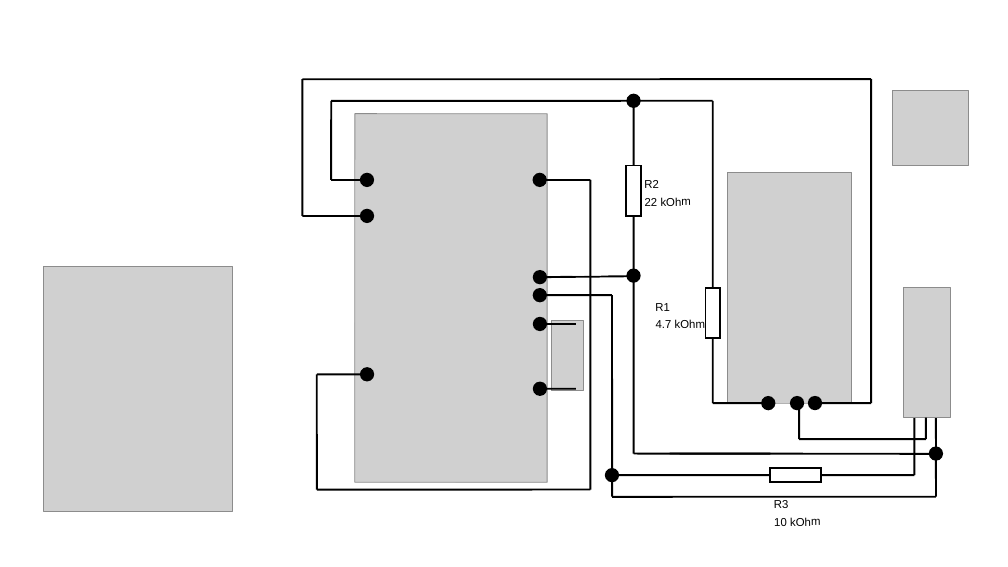
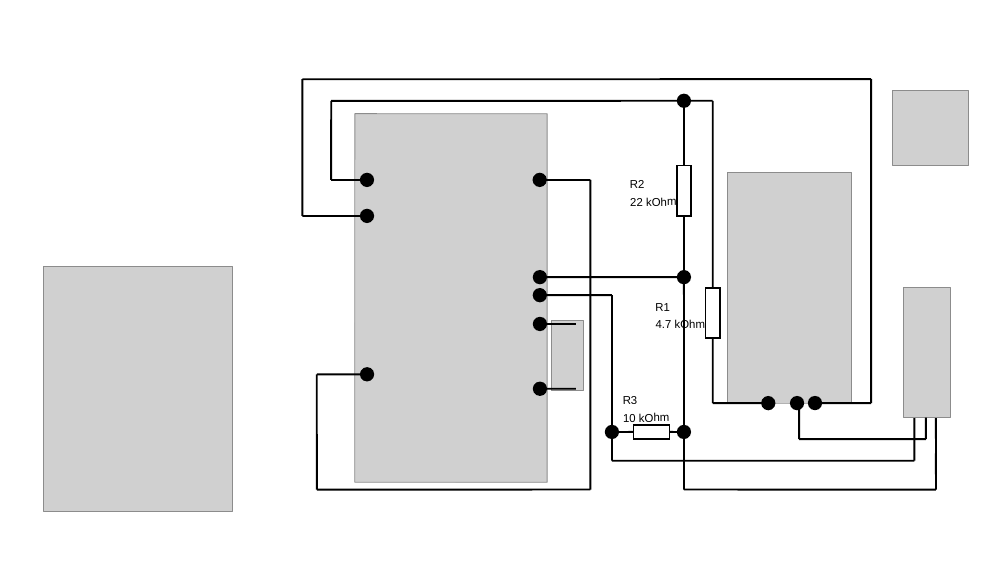
Before and after one commit to Noschvie/shrdzm, a slide deck: slide 21 of hardware/Wiring.odp. Drawn at 1008x567 pixels with LibreOffice and Linux fonts; fonts in the diff are those of the drawing; grey boxes stand for pictures. Boxes give left, top, right and bottom in pixels: in the first picture for what was removed or moved away, otherwise in the second. Text is boxed around its words. In the diff, an @@ line names an element or a change of style, - is before the commit and + after.

```diff
--- a/hardware/Wiring.odp
+++ b/hardware/Wiring.odp
@@ text "R2": place and size @@
-text "R2" at bbox=[644, 180, 691, 206]
+text "R2" at bbox=[630, 180, 676, 206]
@@ line moved from (634, 277) - (634, 216) to (684, 273) - (684, 216) @@
@@ line moved from (634, 276) - (541, 277) to (684, 277) - (541, 277) @@
@@ line moved from (612, 295) - (613, 497) to (612, 295) - (612, 461) @@
@@ 2 ellipses, 1 line, 1 rectangle: place and size @@
-2 ellipses, 1 line, 1 rectangle at bbox=[627, 93, 641, 284]
+2 ellipses, 1 line, 1 rectangle at bbox=[677, 93, 692, 284]
@@ line moved from (634, 276) - (634, 454) to (684, 281) - (684, 489) @@
@@ text "R3": place and size @@
-text "R3" at bbox=[774, 500, 820, 526]
+text "R3" at bbox=[623, 396, 669, 425]
@@ line moved from (915, 476) - (915, 418) to (915, 461) - (915, 418) @@
@@ ellipse: place and size @@
-ellipse at bbox=[605, 468, 619, 483]
+ellipse at bbox=[605, 425, 619, 440]
@@ line moved from (915, 476) - (821, 476) to (634, 432) - (612, 432) @@
@@ rectangle: place and size @@
-rectangle at bbox=[771, 468, 821, 483]
+rectangle at bbox=[634, 425, 670, 440]
@@ line moved from (670, 454) - (771, 454) to (670, 432) - (684, 432) @@
@@ ellipse: place and size @@
-ellipse at bbox=[929, 446, 944, 461]
+ellipse at bbox=[677, 425, 692, 440]
@@ line moved from (613, 497) - (937, 497) to (612, 461) - (915, 461) @@
@@ line removed from (613, 476) to (771, 476) @@
@@ line moved from (937, 454) - (937, 497) to (937, 454) - (937, 489) @@
@@ line moved from (634, 454) - (937, 454) to (684, 489) - (937, 489) @@
```
Also in this commit, not shown: 1 other slide changed, 1 other file.
